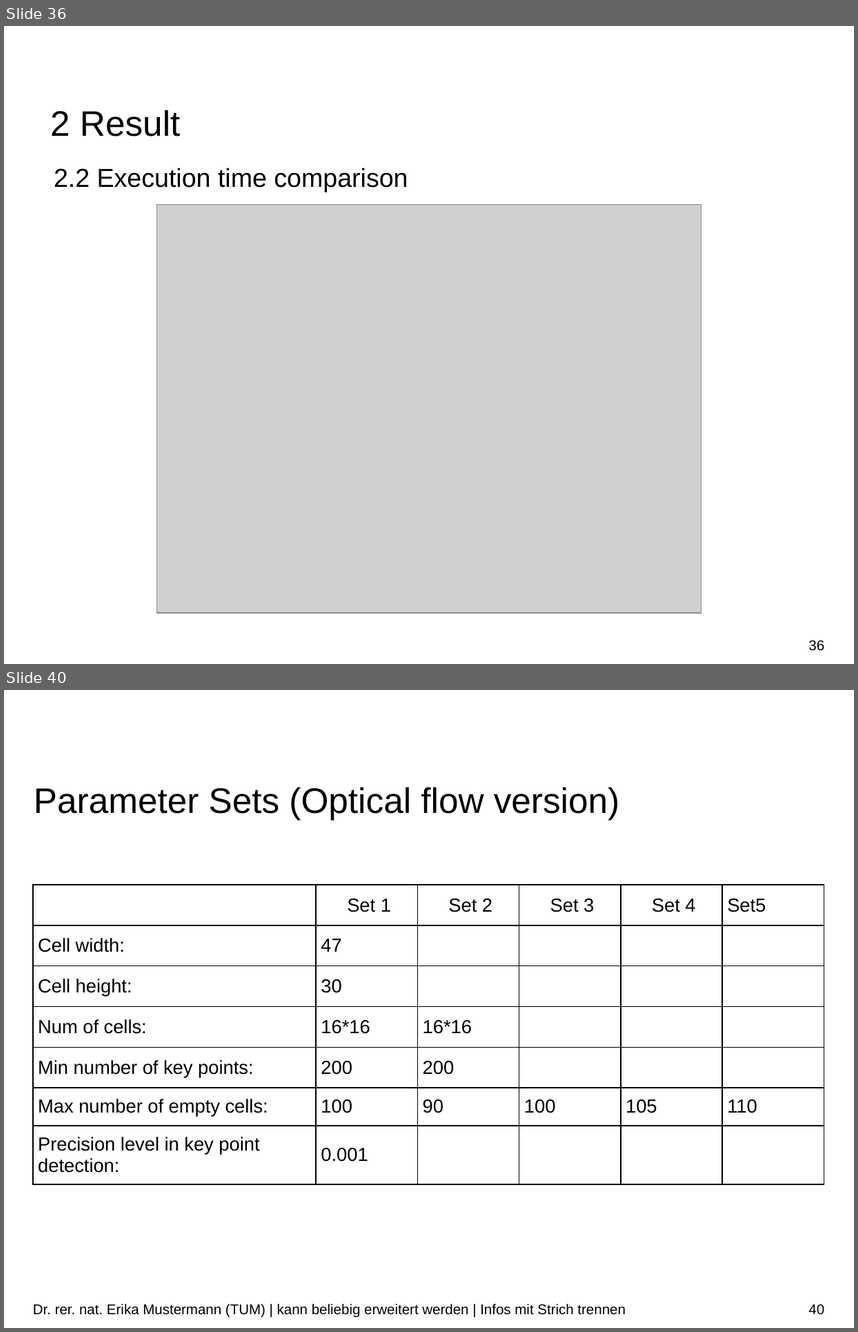
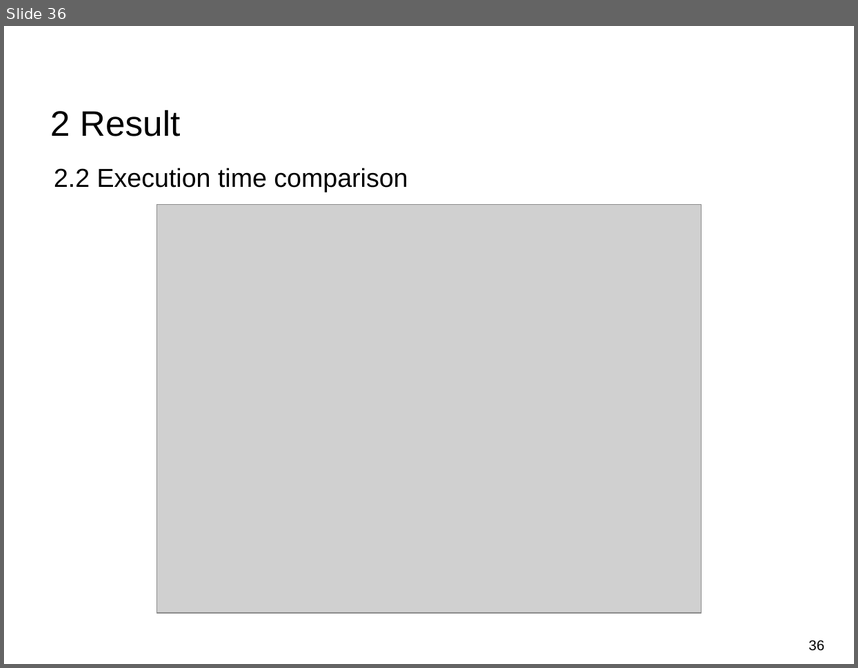
Before and after one commit to Tom-Huang/visual_navigation, a slide deck: Indirect Visual Odometry with Optical Flow.odp. Shown one above the other, each under a label of ours: slides 36 and 40 before the commit, slide 36 after it; the slides between them are not shown. The pictures are 858x1332 and 858x668 pixels, drawn with LibreOffice and Linux fonts; fonts in the diff are those of the drawing; grey boxes stand for pictures; background and template pictures are left out. Boxes give left, top, right and bottom in pixels: in the first picture for what was removed or moved away, otherwise in the second. Text is boxed around its words. In the diff, an @@ line names an element or a change of style, - is before the commit and + after.

```diff
--- a/Indirect Visual Odometry with Optical Flow.odp
+++ b/Indirect Visual Odometry with Optical Flow.odp
@@ slide 40 removed at [4, 690, 854, 1328], background #FFFFFF @@
@@ title removed at [34, 787, 619, 820] @@
-Parameter Sets (Optical flow version)
@@ table removed at [33, 885, 822, 1175], 7 rows, 6 columns @@
- | Set 1 | Set 2 | Set 3 | Set 4 | Set5
-Cell width: | 47 |  |  |  | 
-Cell height: | 30 |  |  |  | 
-Num of cells: | 16*16 | 16*16 |  |  | 
-Min number of key points: | 200 | 200 |  |  | 
-Max number of empty cells: | 100 | 90 | 100 | 105 | 110
-Precision level in key point detection: | 0.001 |  |  |  | 
@@ text removed at [33, 1303, 625, 1317] @@
-Dr. rer. nat. Erika Mustermann (TUM) | kann beliebig erweitert werden | Infos mit Strich trennen
@@ page number removed at [809, 1303, 824, 1314] @@
-40
```
Also in this commit, not shown: 3 slides changed, 5 slides added, 7 other slides removed.
